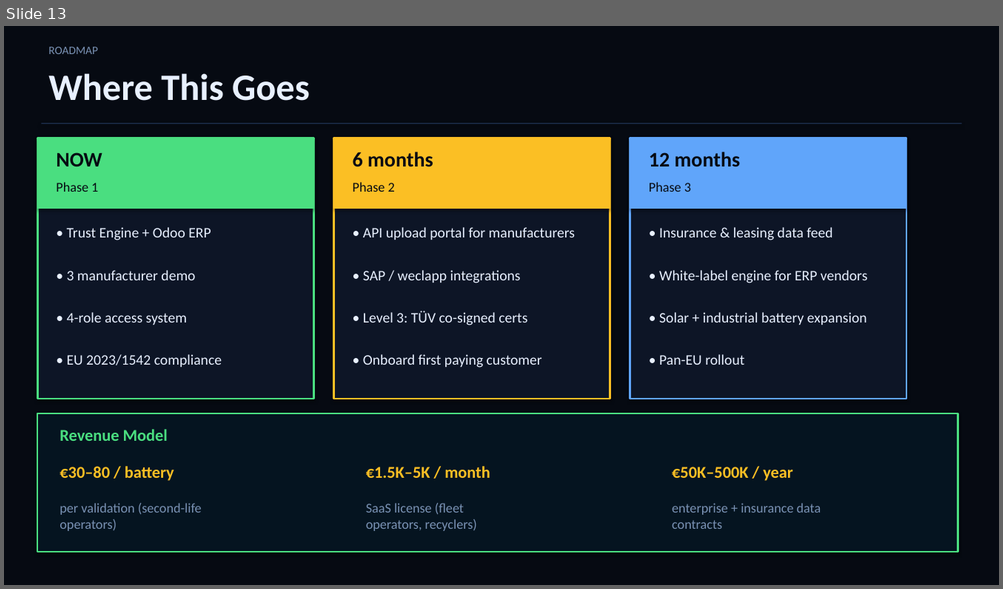
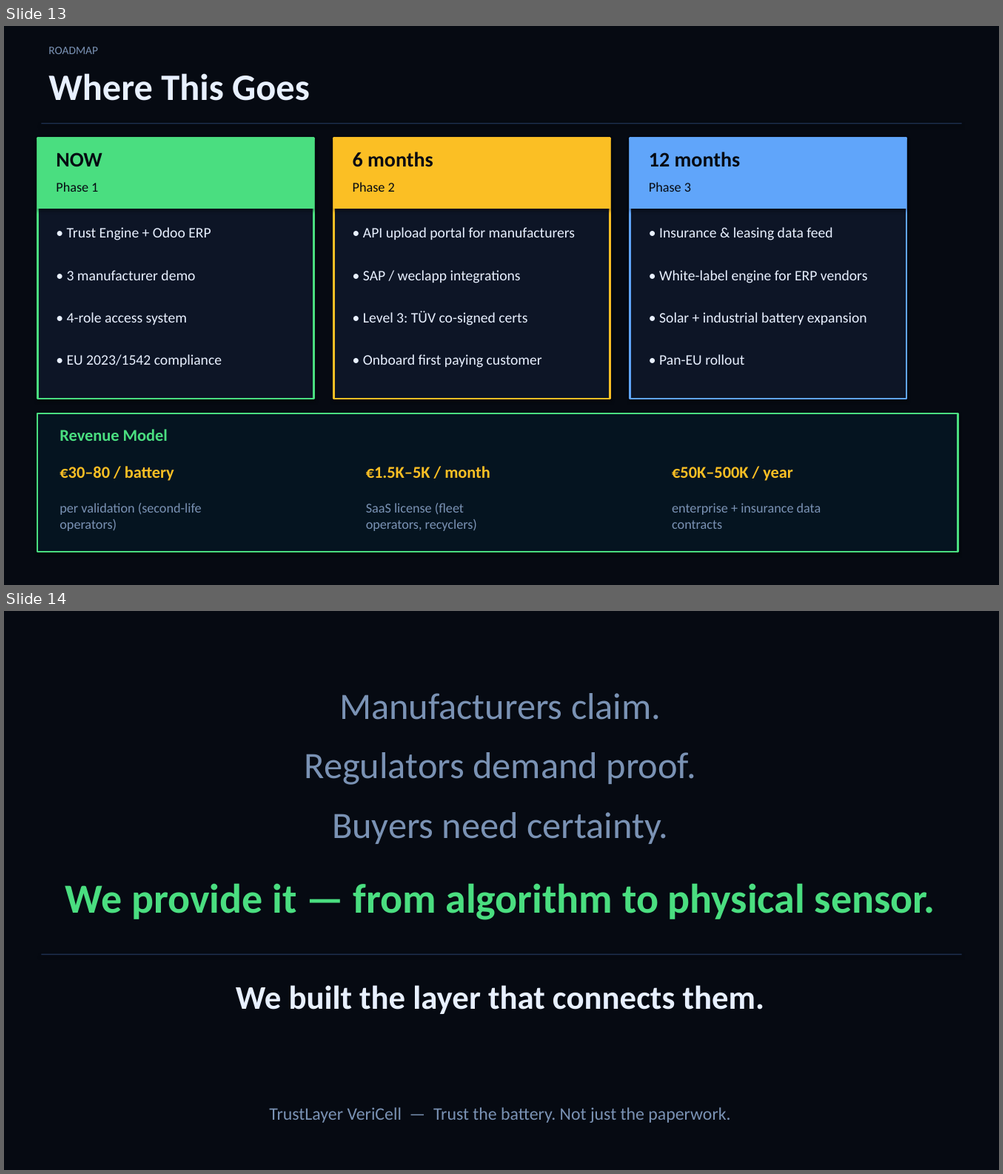
Before and after one commit to nishankvie/battery-dpp, a slide deck: VeriCell_Pitch_Deck.pptx. Shown one above the other, each under a label of ours: slide 13 before the commit, slides 13 and 14 after it. The pictures are 1003x589 and 1003x1174 pixels, drawn with LibreOffice and Linux fonts; fonts in the diff are those of the drawing. Boxes give left, top, right and bottom in pixels: in the first picture for what was removed or moved away, otherwise in the second. Text is boxed around its words. In the diff, an @@ line names an element or a change of style, - is before the commit and + after.

```diff
--- a/VeriCell_Pitch_Deck.pptx
+++ b/VeriCell_Pitch_Deck.pptx
@@ slide 14 added at (4, 611, 999, 1170), background #FFFFFF @@
@@ rectangle added at (4, 611, 999, 1170), fill #060A12 @@
@@ text added at (339, 693, 660, 720), 36 pt, text #7A92B4 @@
+Manufacturers claim.
@@ text added at (304, 752, 696, 785), 36 pt, text #7A92B4 @@
+Regulators demand proof.
@@ text added at (332, 812, 668, 844), 36 pt, text #7A92B4 @@
+Buyers need certainty.
@@ text added at (65, 883, 935, 920), 40 pt, text #4ADE80, bold @@
+We provide it — from algorithm to physical sensor.
@@ rectangle added at (41, 954, 962, 955), fill #1E3050 @@
@@ text added at (236, 985, 765, 1014), 32 pt, text #E8F0FF, bold @@
+We built the layer that connects them.
@@ text added at (269, 1108, 730, 1123), 17 pt, text #7A92B4 @@
+TrustLayer VeriCell — Trust the battery. Not just the paperwork.
```
Also in this commit, not shown: 4 slides changed, 1 slide removed, 9 other files.
